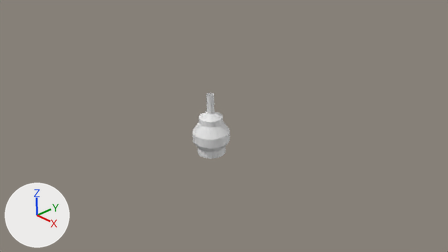
Before and after pictures for a commit that changed the Blender file working/subahu/Lamp/Lamp.blend.
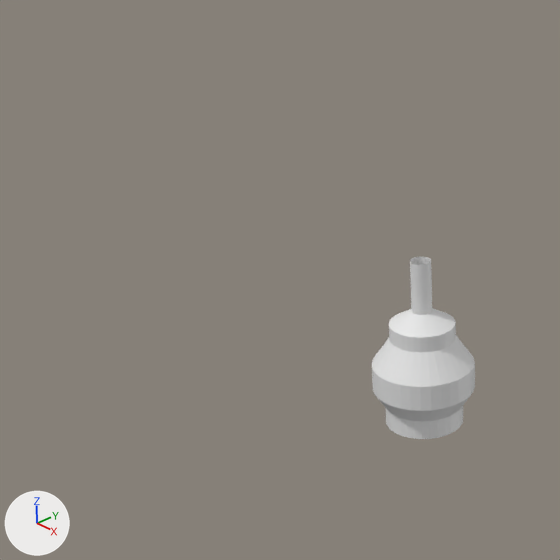
There are two pictures of each version: one from the file's camera 'Camera', one close up on the part from 13% to 58% of the width and 0% to 80% of the height. The lights are fixed; the arrows at lower left show +X, +Y and +Z.

Before the edit, the objects in view are built like this:
```python
me_circle_001 = bpy.data.meshes.new('Circle.001')
me_circle_001.from_pydata(...)  # 352 vertices, 320 faces; spans x -0.55..0.55, y -0.55..0.55, z 0.0..1.87
ob_circle = bpy.data.objects.new('Circle', me_circle_001)
ob_circle.location = (0.194, -0.106, -0.119)
ob_circle.scale = (0.754, 0.754, 0.754)
```
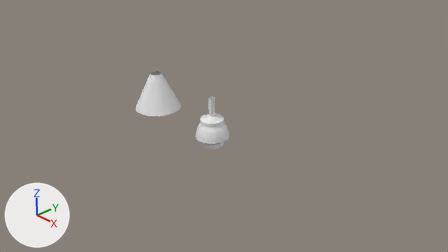
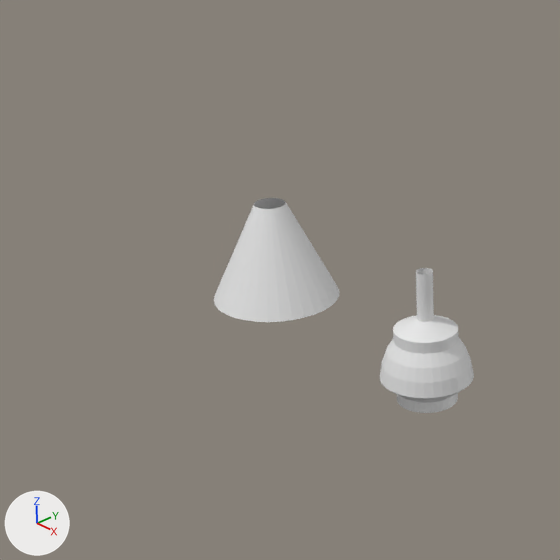
Patch to the scene script:
```diff
--- a/working/subahu/Lamp/Lamp.blend.py
+++ b/working/subahu/Lamp/Lamp.blend.py
@@ me_circle_001 @@
 # used by ob_circle; location = (0.194, -0.106, -0.119); scale = (0.754, 0.754, 0.754)
-me_circle_001.from_pydata(...)  # 352 vertices, 320 faces; spans x -0.55..0.55, y -0.55..0.55, z 0.0..1.87
+me_circle_001.from_pydata(...)  # 352 vertices, 320 faces; spans x -0.86..0.18, y -0.18..0.87, z 0.0..1.54
+# me_circle_001 part 1: 352 vertices removed from x -0.55..0.55, y -0.55..0.55, z 0.0..1.87; 352 vertices added at x -0.86..0.18, y -0.18..0.87, z 0.0..1.54
@@ me_circle_002 @@
+me_circle_002.from_pydata(...)  # 64 vertices, 32 faces; spans x -1.0..1.0, y -1.0..1.0, z 0.0..1.56
@@ ob_circle_001 @@
+ob_circle_001 = bpy.data.objects.new('Circle.001', me_circle_002)
+ob_circle_001.location = (-2.429, 0.35, 0.014)
+ob_circle_001.scale = (0.602, 0.602, 0.602)
```

Where the change shows, as pixel boxes [x1, y1, x2, y2] in the close-ups (560 x 560 px):
'Circle', reshaped (9% narrower, 20% shorter)
    before: [372, 257, 475, 439]
    after: [380, 268, 474, 413]
'Circle.001', added
    after: [214, 198, 339, 322]
